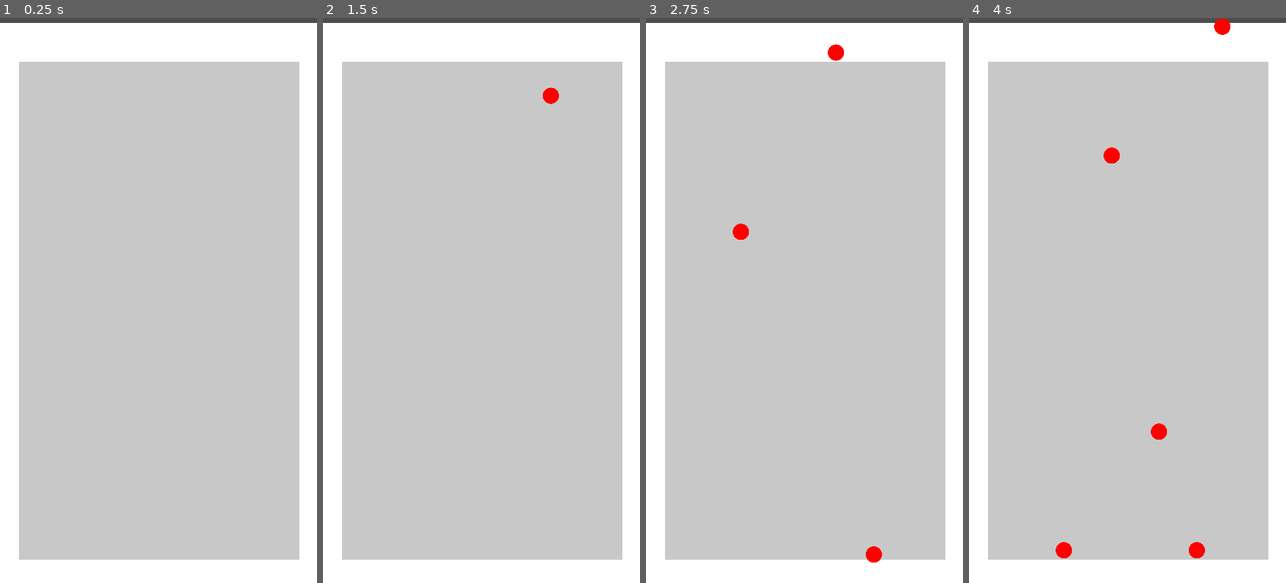
Above: before the commit, frames 1-4 (left to right).
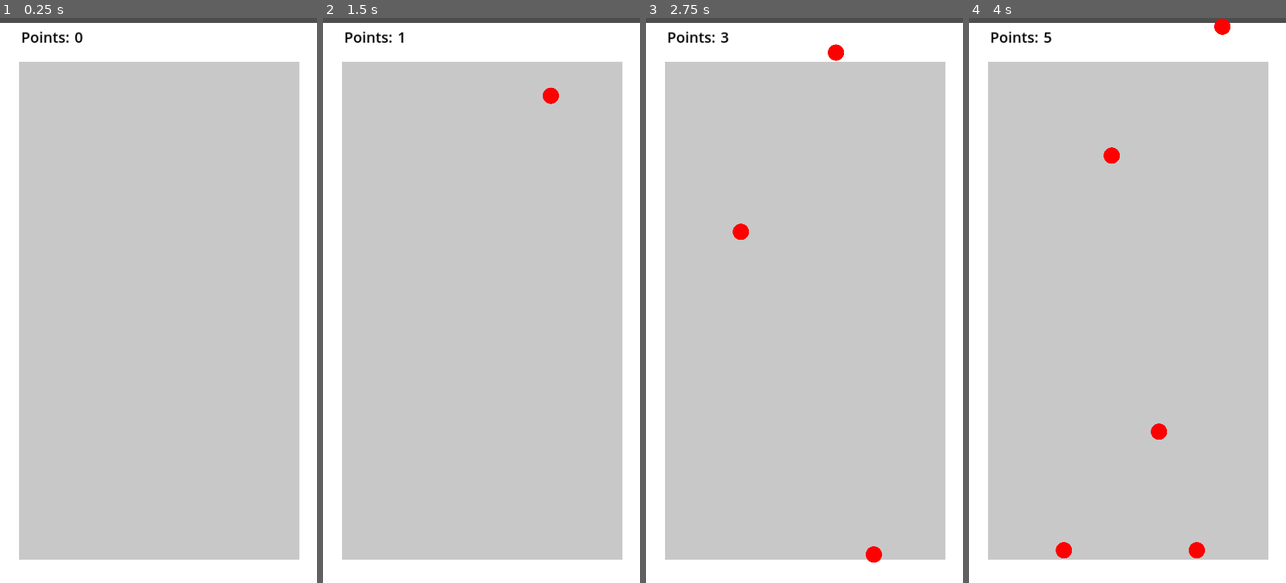
Above: after the commit, the same moments.

Repository: Checkroth/yokai-suika
Game: Godot game, scene res://main.tscn
The game is run twice, just before and just after one commit, with the same random seed, the same clock (stepped at 60 frames per second) and the same inputs.
Inputs (mouse positions are in pixels of both pictures, inside the frame that each line leads up to):
- Up to frame 1 (0.25 s): no input
- Up to frame 2 (1.5 s): tap Enter at 0.5 s; move the mouse to (551, 272) at 0.52 s; click (551, 272) at 0.67 s; move the mouse to (418, 328) at 1.27 s; click (418, 328) at 1.42 s
- Up to frame 3 (2.75 s): move the mouse to (836, 176) at 2.02 s; click (836, 176) at 2.17 s
- Up to frame 4 (4 s): move the mouse to (1111, 413) at 2.77 s; click (1111, 413) at 2.92 s; move the mouse to (1222, 385) at 3.52 s; click (1222, 385) at 3.67 s

The runs differ from the first frame. In frame 1, 0.2% of the frame differs, in the area x 6-27%, y 2-5%; in frame 2, 0.2%; in frame 3, 0.2%; in frame 4, 0.2%.

Commit message:
Implement point accumulation and display

Diff:
--- a/main.gd
+++ b/main.gd
@@ -1,6 +1,8 @@
 extends Node
 
 var spawn_longitude: int = 0
+var score: int = 0
+@onready var score_display: Label = %ScoreDisplay
 
 
 # Called when the node enters the scene tree for the first time.
@@ -21,6 +23,10 @@
 func _choose_droppable() -> Droppable:
 	return Globals.DROPPABLE_DATA[Globals.Droppables.DEBUG1]
 
+func _add_to_score(points: int):
+	score += points
+	score_display.text = str(score)
+
 func _upgrade(droppable: Droppable, prev_left: Vector2, prev_right: Vector2):
 	var normalized_x = (prev_left.x + prev_right.x) / 2
 	var normalized_y = (prev_left.y + prev_right.y) / 2
@@ -28,8 +34,7 @@
 	new_suika.drop_new.connect(_upgrade)
 	add_child(new_suika)
 	new_suika.position = Vector2(normalized_x, normalized_y)
-
-
+	_add_to_score(droppable.combine_points)
 
 func _spawn_droppable(droppable: Droppable):
 	# var new_suika = droppable.scene.instantiate()
@@ -37,3 +42,4 @@
 	new_suika.drop_new.connect(_upgrade)
 	add_child(new_suika)
 	new_suika.position.x = spawn_longitude
+	_add_to_score(droppable.combine_points)
--- a/main.tscn
+++ b/main.tscn
@@ -1,6 +1,7 @@
-[gd_scene load_steps=6 format=3 uid="uid://dvado62adjlux"]
+[gd_scene load_steps=7 format=3 uid="uid://dvado62adjlux"]
 
 [ext_resource type="Script" path="res://main.gd" id="1_rbtj1"]
+[ext_resource type="Theme" uid="uid://c2pam037itskx" path="res://theme.tres" id="2_tt0nx"]
 
 [sub_resource type="RectangleShape2D" id="RectangleShape2D_kar10"]
 size = Vector2(1077.5, 96)
@@ -88,3 +89,26 @@
 [node name="Path2D" type="Path2D" parent="."]
 position = Vector2(-1, 28)
 curve = SubResource("Curve2D_gg87h")
+
+[node name="Menu" type="Control" parent="."]
+layout_mode = 3
+anchors_preset = 0
+offset_right = 40.0
+offset_bottom = 40.0
+
+[node name="HBoxContainer" type="HBoxContainer" parent="Menu"]
+layout_mode = 0
+offset_left = 72.0
+offset_top = 24.0
+offset_right = 1008.0
+offset_bottom = 104.0
+theme = ExtResource("2_tt0nx")
+
+[node name="Label" type="Label" parent="Menu/HBoxContainer"]
+layout_mode = 2
+text = "Points: "
+
+[node name="ScoreDisplay" type="Label" parent="Menu/HBoxContainer"]
+unique_name_in_owner = true
+layout_mode = 2
+text = "0"
--- /dev/null
+++ b/theme.tres
@@ -0,0 +1,5 @@
+[gd_resource type="Theme" format=3 uid="uid://c2pam037itskx"]
+
+[resource]
+Label/colors/font_color = Color(0, 0, 0, 1)
+Label/font_sizes/font_size = 50
